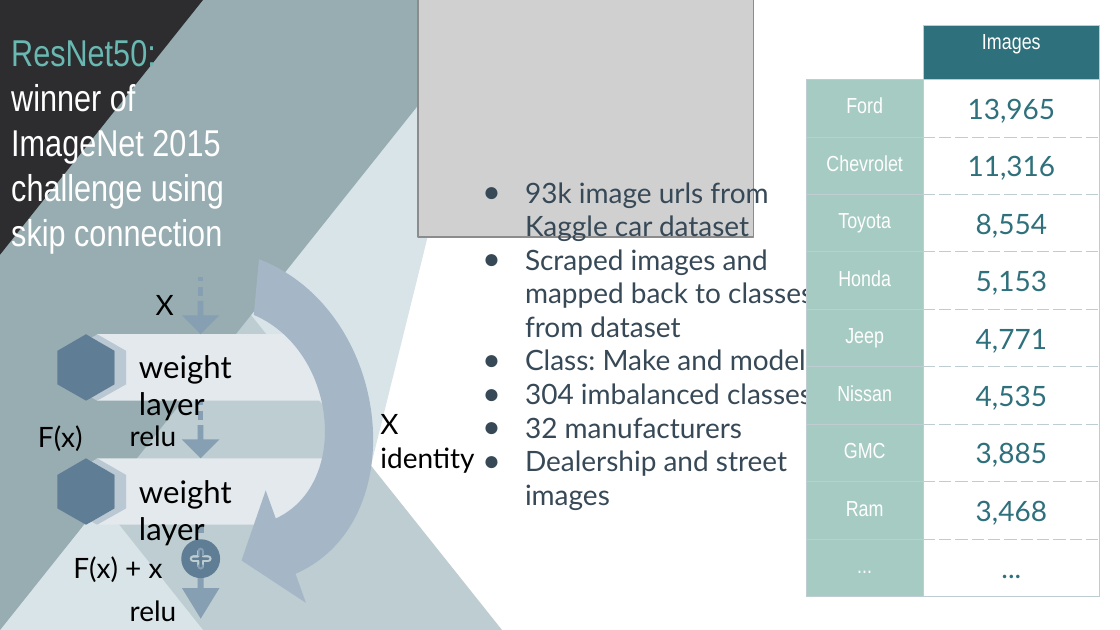
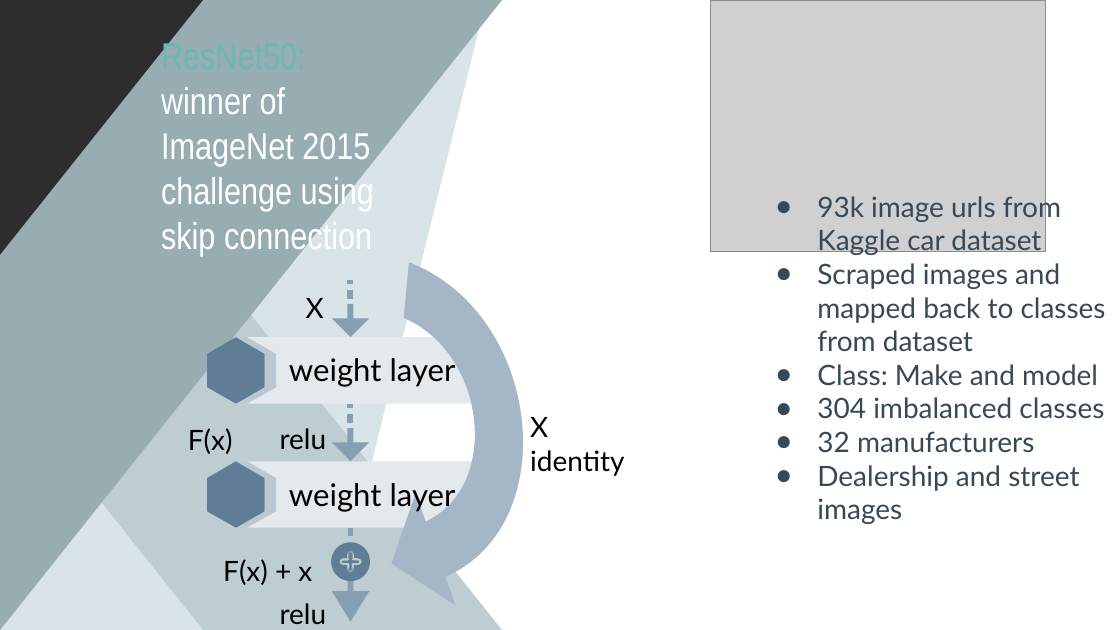
Before and after one commit to neonbelly/fastandcurious, a slide deck: slide 9 of Car Classification App.pptx. Drawn at 1120x630 pixels with LibreOffice and Linux fonts; fonts in the diff are those of the drawing; grey boxes stand for pictures. Boxes give left, top, right and bottom in pixels: in the first picture for what was removed or moved away, otherwise in the second. Text is boxed around its words. In the diff, an @@ line names an element or a change of style, - is before the commit and + after.

Commit message:
Minor adjustments to Presentation

```diff
--- a/Car Classification App.pptx
+++ b/Car Classification App.pptx
@@ picture: place and size @@
-picture at <box>418,0,753,236</box>
+picture at <box>710,0,1045,251</box>
@@ table removed at <box>806,26,1100,597</box>, 10 rows, 2 columns @@
- | Images
-Ford | 13,965
-Chevrolet | 11,316
-Toyota | 8,554
-Honda | 5,153
-Jeep | 4,771
-Nissan | 4,535
-GMC | 3,885
-Ram | 3,468
-... | ...
@@ text "93k image urls from Kaggle ...": place and size @@
-text "93k image urls from Kaggle ..." at <box>525,178,813,510</box>
+text "93k image urls from Kaggle ..." at <box>817,193,1106,524</box>
@@ text "weight layer" rewrapped from <box>139,355,232,421</box> to <box>289,353,456,386</box> @@
@@ 12 freeform shapes, 5 texts, 2 rectangles, 1 title: place and size @@
-12 freeform shapes, 5 texts, 2 rectangles, 1 title at <box>11,40,474,622</box>
+12 freeform shapes, 5 texts, 2 rectangles, 1 title at <box>161,39,624,624</box>
@@ text "weight layer" rewrapped from <box>139,480,232,546</box> to <box>289,483,456,511</box> @@
@@ 4 freeform shapes, 1 text: place and size @@
-4 freeform shapes, 1 text at <box>73,335,219,619</box>
+4 freeform shapes, 1 text at <box>223,337,369,621</box>
```
Also in this commit, not shown: 1 other file.
